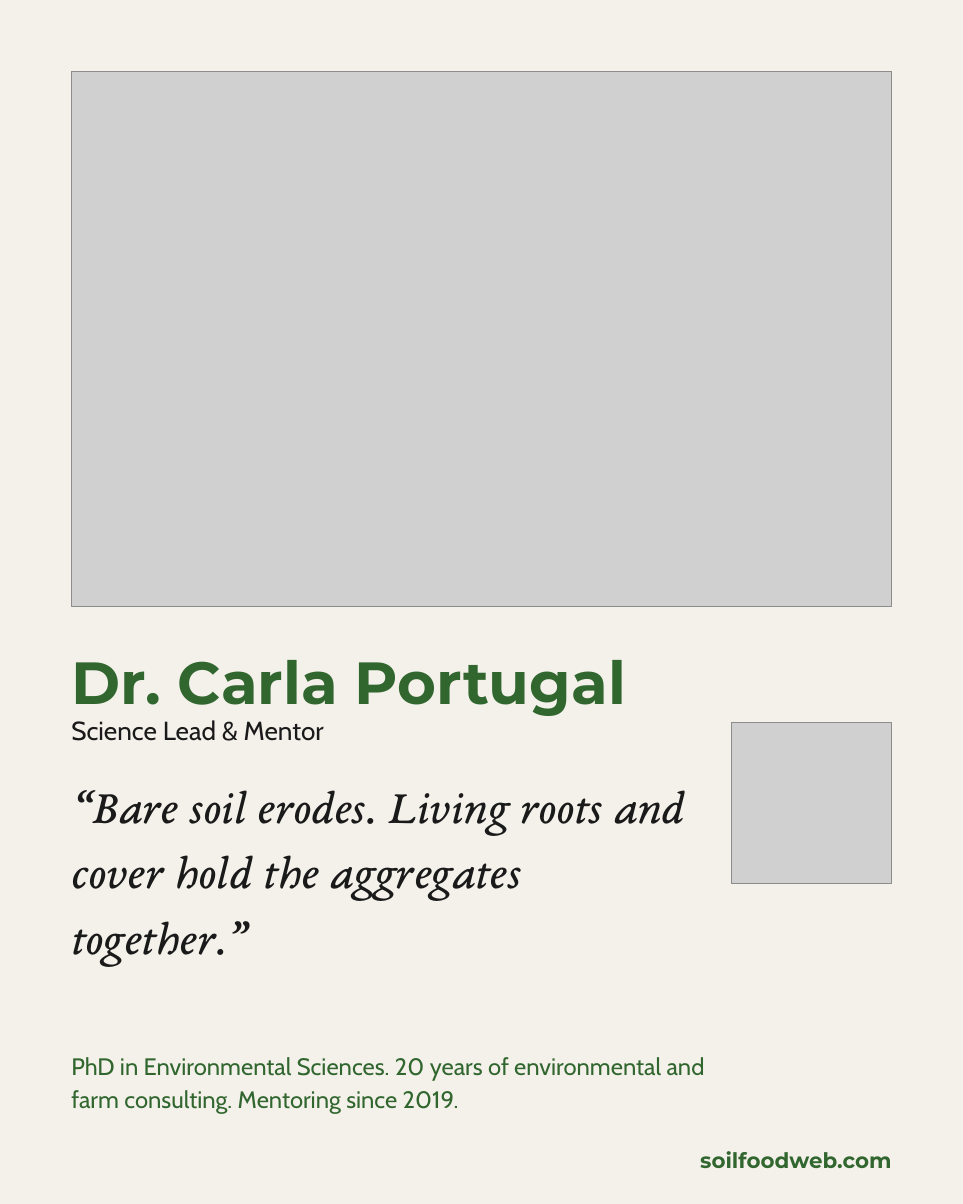
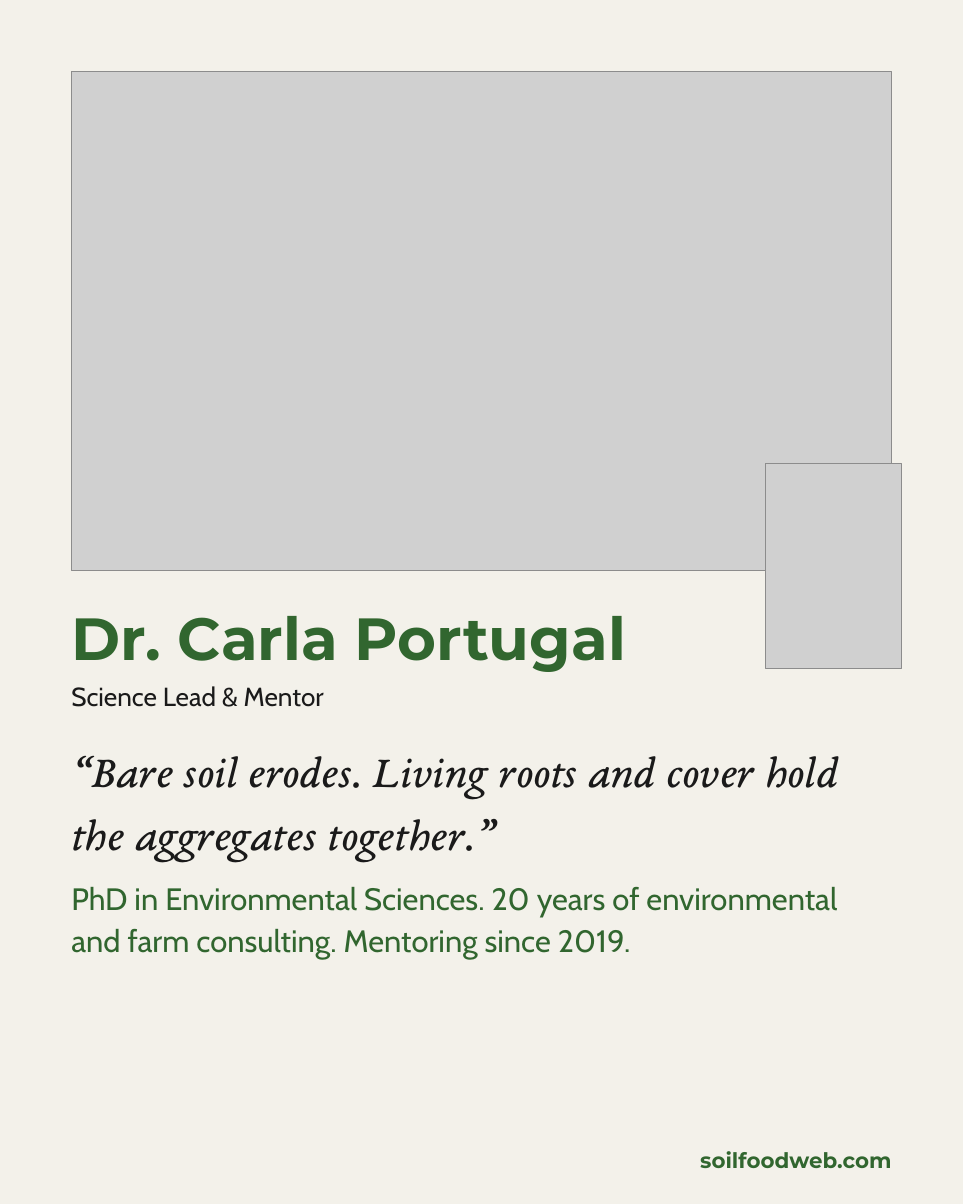
Before and after one commit to linneamoritznyc/SFW-SocialMedia, a slide deck: slide 4 of templates/posts/october/05-10-2026-mon-ig-teachers-day-v2.pptx (slide 2 before the commit). Drawn at 963x1204 pixels with LibreOffice and Linux fonts; fonts in the diff are those of the drawing; grey boxes stand for pictures. Boxes give left, top, right and bottom in pixels: in the first picture for what was removed or moved away, otherwise in the second. Text is boxed around its words. In the diff, an @@ line names an element or a change of style, - is before the commit and + after.

```diff
--- a/templates/posts/october/05-10-2026-mon-ig-teachers-day-v2.pptx
+++ b/templates/posts/october/05-10-2026-mon-ig-teachers-day-v2.pptx
@@ picture: place and size @@
-picture at (71,71,891,606)
+picture at (71,71,891,570)
@@ picture added at (765,464,901,669) @@
@@ text "Dr. Carla Portugal": place and size @@
-text "Dr. Carla Portugal" at (71,660,626,716)
+text "Dr. Carla Portugal" at (71,616,626,672)
@@ text "Dr. Carla Portugal" at (71,616,626,672): line spacing 1.2 to 1; vertical alignment middle to top @@
@@ text "Science Lead & Mentor": place and size @@
-text "Science Lead & Mentor" at (71,720,324,741)
+text "Science Lead & Mentor" at (71,686,324,707)
@@ text "Science Lead & Mentor" at (71,686,324,707): line spacing 1.2 to 1.15 @@
@@ text "“Bare soil erodes. Living roots ...": place and size @@
-text "“Bare soil erodes. Living roots ..." at (71,790,685,966)
+text "“Bare soil erodes. Living roots ..." at (71,756,838,862)
@@ text "“Bare soil erodes. Living roots ..." at (71,756,838,862): size 40 to 38 pt @@
@@ picture removed at (731,722,892,883) @@
@@ text "PhD in Environmental Sciences. 20 ...": place and size @@
-text "PhD in Environmental Sciences. 20 ..." at (71,1057,705,1114)
+text "PhD in Environmental Sciences. 20 ..." at (71,887,837,960)
@@ text "PhD in Environmental Sciences. 20 ..." at (71,887,837,960): size 20 to 26 pt @@
```
Also in this commit, not shown: 4 other slides changed, 11 slides added, 1 slide removed, 20 other files.
